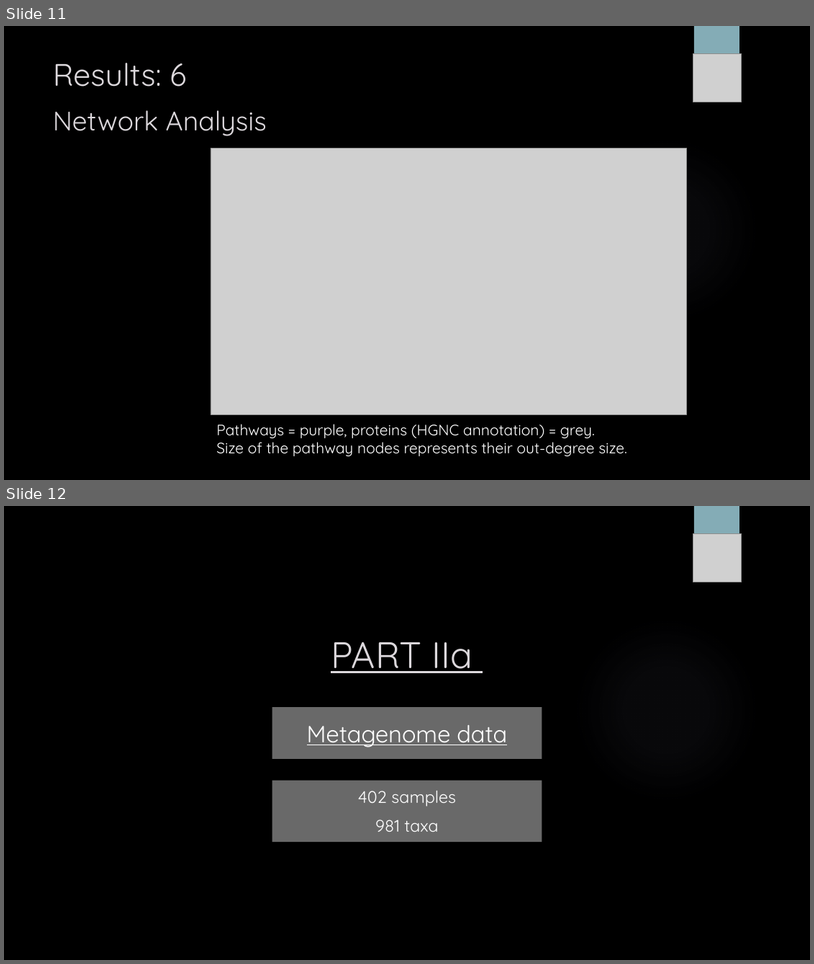
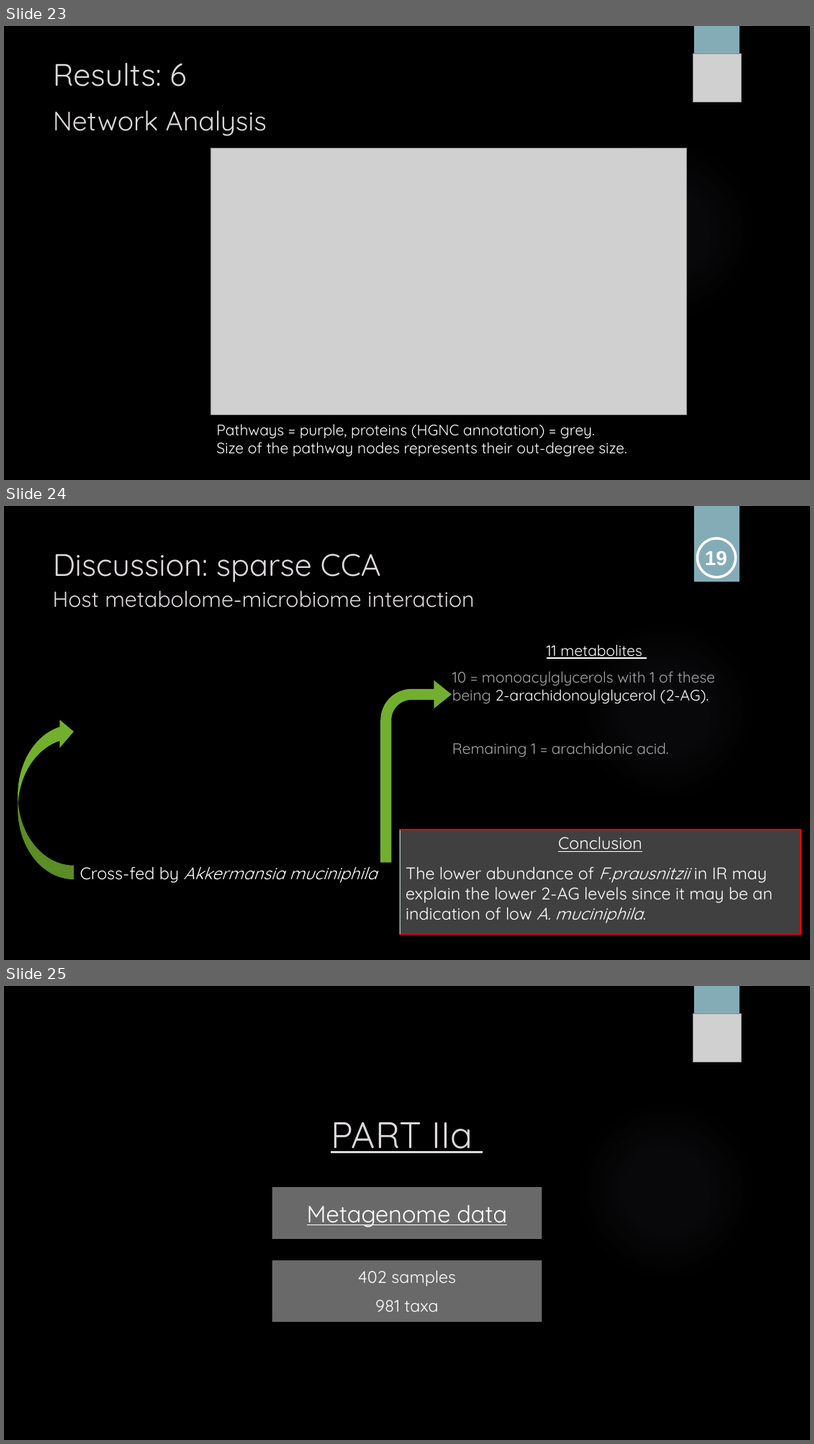
Before and after one commit to sabdeolive/Sabrina_BMS_Bachelor-Internship, a slide deck: Final Presentation.pptx. Shown one above the other, each under a label of ours: slides 11 and 12 before the commit, slides 23, 24 and 25 after it. The pictures are 814x964 and 814x1444 pixels, drawn with LibreOffice and Linux fonts; fonts in the diff are those of the drawing; grey boxes stand for pictures; background and template pictures are left out. Boxes give left, top, right and bottom in pixels: in the first picture for what was removed or moved away, otherwise in the second. Text is boxed around its words. In the diff, an @@ line names an element or a change of style, - is before the commit and + after.

```diff
--- a/Final Presentation.pptx
+++ b/Final Presentation.pptx
@@ slide 24 added at bbox=[4, 506, 810, 960], background picture (left out); not listed: 2 template elements that a slide beside it also shows @@
@@ ellipse added at bbox=[698, 538, 736, 577], outline #FFFFFF 3 pt @@
@@ title added at bbox=[53, 554, 381, 582], 37 pt, text #DCD8DC @@
+Discussion: sparse CCA
@@ text added at bbox=[705, 551, 728, 565], 24 pt, text #FFFFFF, bold @@
+19
@@ text added at bbox=[53, 590, 475, 608], 26 pt, text #DCD8DC @@
+Host metabolome-microbiome interaction
@@ text added at bbox=[453, 644, 715, 757], 18 pt, text #A6A6A6 @@
+11 metabolites
+10 = monoacylglycerols with 1 of these being 2-arachidonoylglycerol (2-AG).
+Remaining 1 = arachidonic acid.
@@ bent arrow added at bbox=[381, 680, 452, 862], fill #72AF2F @@
@@ curved down arrow added at bbox=[17, 718, 74, 879], fill #72AF2F @@
@@ rectangle added at bbox=[399, 830, 801, 934], outline #FF0000 1.5 pt @@
@@ rectangle added at bbox=[400, 830, 801, 934], fill #FFFFFF at 25% opacity, outline #BFBFBF 1.5 pt @@
@@ text added at bbox=[406, 836, 773, 923], 20 pt, text #FFFFFF @@
+Conclusion
+The lower abundance of F.prausnitzii in IR may explain the lower 2-AG levels since it may be an indication of low A. muciniphila.
@@ text added at bbox=[80, 866, 378, 883], 20 pt, text #FFFFFF, italic @@
+Cross-fed by Akkermansia muciniphila
@@ what was slide 11 is now slide 23 @@
@@ what was slide 12 is now slide 25 @@
```
Also in this commit, not shown: 1 slide changed, 14 other slides added.
